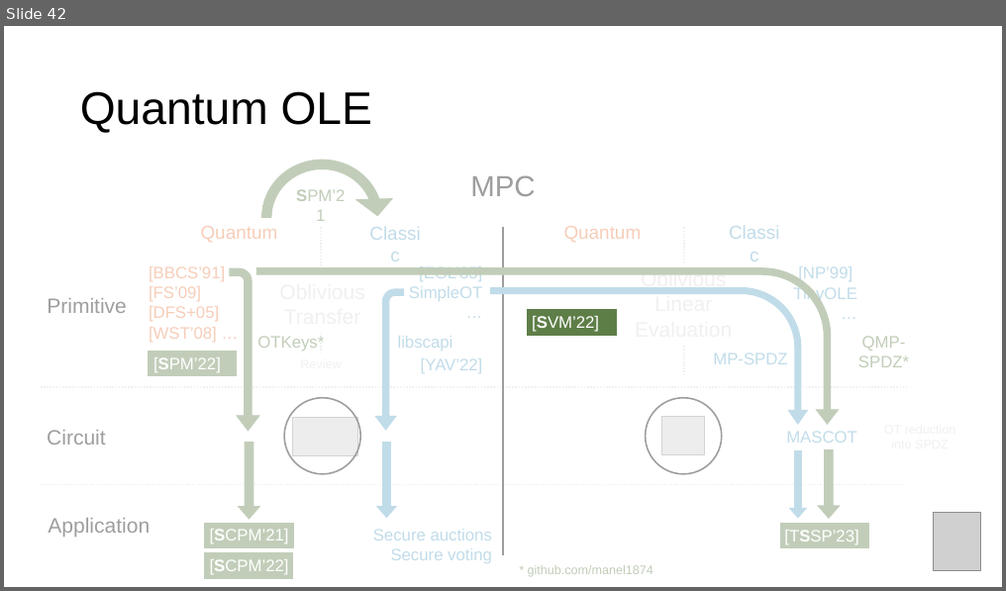
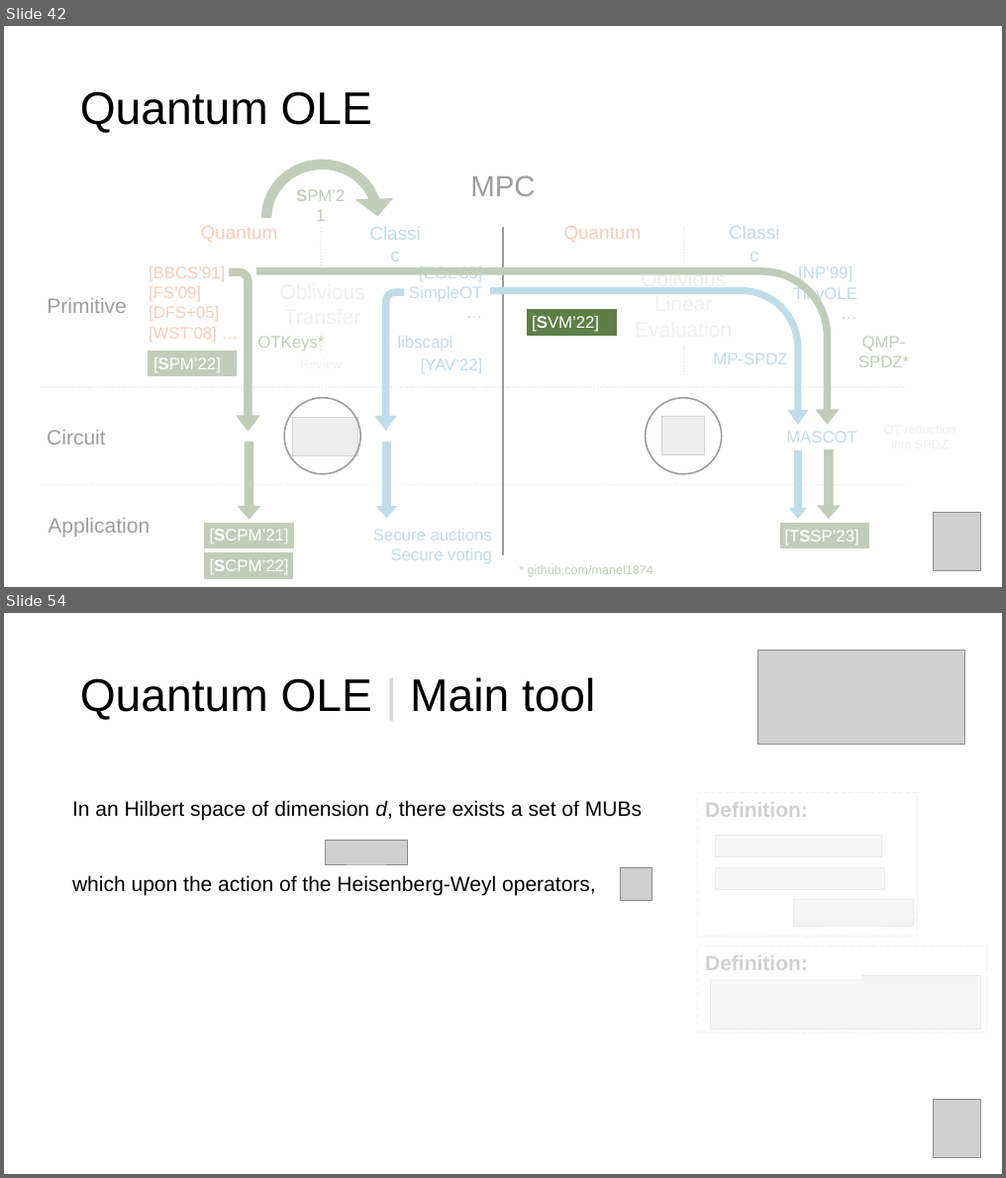
Before and after one commit to manel1874/PhD-thesis, a slide deck: thesis_defense/Thesis_presentation.pptx. Shown one above the other, each under a label of ours: slide 42 before the commit, slides 42 and 54 after it; the slides between them are not shown. The pictures are 1006x591 and 1006x1178 pixels, drawn with LibreOffice and Linux fonts; fonts in the diff are those of the drawing; grey boxes stand for pictures. Boxes give left, top, right and bottom in pixels: in the first picture for what was removed or moved away, otherwise in the second. Text is boxed around its words. In the diff, an @@ line names an element or a change of style, - is before the commit and + after.

```diff
--- a/thesis_defense/Thesis_presentation.pptx
+++ b/thesis_defense/Thesis_presentation.pptx
@@ slide 54 added at bbox=[4, 613, 1002, 1174], background #FFFFFF @@
@@ picture added at bbox=[757, 650, 965, 744] @@
@@ title added at bbox=[80, 677, 595, 720], 44 pt, text #000000 @@
+Quantum OLE | Main tool
@@ rectangle added at bbox=[684, 788, 1002, 1048], fill #FFFFFF at 82% opacity @@
@@ text added at bbox=[72, 800, 642, 895], 20 pt, text #000000 @@
+In an Hilbert space of dimension d, there exists a set of MUBs
+which upon the action of the Heisenberg-Weyl operators,
@@ rectangle added at bbox=[698, 792, 918, 937], outline #BFBFBF 1 pt dashed @@
@@ text added at bbox=[705, 802, 808, 817], 20 pt, text #000000, bold @@
+Definition:
@@ picture added at bbox=[325, 840, 408, 864] @@
@@ picture added at bbox=[715, 836, 882, 858] @@
@@ picture added at bbox=[620, 868, 652, 901] @@
@@ picture added at bbox=[715, 868, 884, 889] @@
@@ picture added at bbox=[793, 900, 913, 927] @@
@@ rectangle added at bbox=[698, 947, 862, 979], fill #FFFFFF, 20 pt, text #000000, bold @@
+Definition:
@@ rectangle added at bbox=[698, 947, 987, 1033], outline #BFBFBF 1 pt dashed @@
@@ picture added at bbox=[711, 976, 982, 1029] @@
@@ picture added at bbox=[934, 1100, 982, 1157] @@
```
Also in this commit, not shown: 2 slides changed, 11 other slides added, 5 other files.
